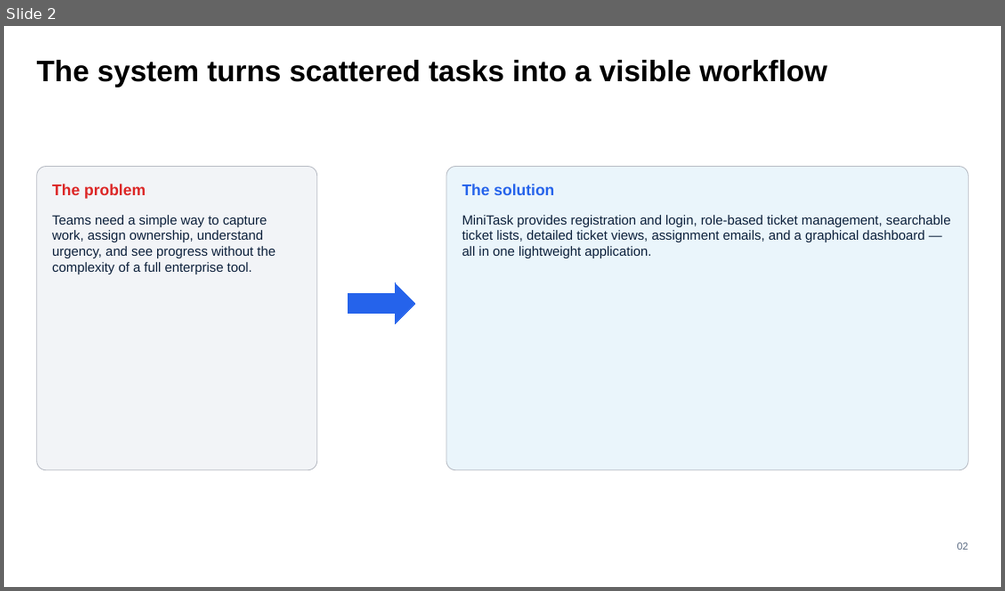
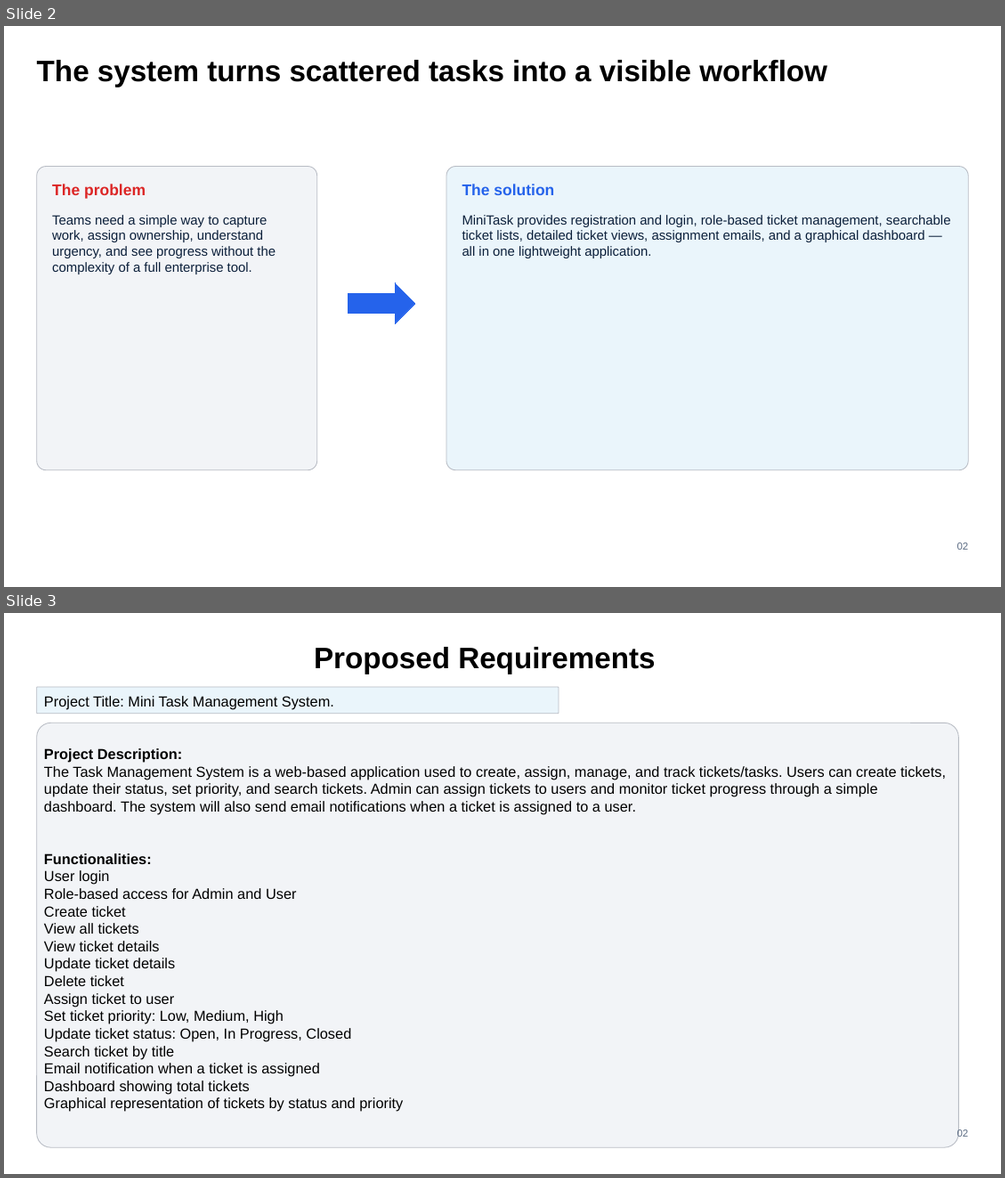
Before and after one commit to aayamneupane/MiniTaskManagement-System, a slide deck: documentation/Mini-Task-Management-System-Presentation.pptx. Shown one above the other, each under a label of ours: slide 2 before the commit, slides 2 and 3 after it. The pictures are 1005x591 and 1005x1178 pixels, drawn with LibreOffice and Linux fonts; fonts in the diff are those of the drawing. Boxes give left, top, right and bottom in pixels: in the first picture for what was removed or moved away, otherwise in the second. Text is boxed around its words. In the diff, an @@ line names an element or a change of style, - is before the commit and + after.

```diff
--- a/documentation/Mini-Task-Management-System-Presentation.pptx
+++ b/documentation/Mini-Task-Management-System-Presentation.pptx
@@ slide 3 added at (4,613,1001,1174), background #FFFFFF @@
@@ text added at (314,647,655,674), 28.5 pt, text #000000, bold @@
+Proposed Requirements
@@ rounded rectangle added at (37,687,558,714), fill #EAF5FB, outline #B8BCC4 0.75 pt @@
@@ text added at (44,696,946,1111), 14 pt, text #000000 @@
+Project Title: Mini Task Management System.
+Project Description:
+The Task Management System is a web-based application used to create, assign, manage, and track tickets/tasks. Users can create tickets, update their status, set priority, and search tickets. Admin can assign tickets to users and monitor ticket progress through a simple dashboard. The system will also send email notifications when a ticket is assigned to a user.
+Functionalities:
+User login
+Role-based access for Admin and User
+Create ticket
+View all tickets
+View ticket details
+Update ticket details
+Delete ticket
+Assign ticket to user
+Set ticket priority: Low, Medium, High
+Update ticket status: Open, In Progress, Closed
+Search ticket by title
+Email notification when a ticket is assigned
+Dashboard showing total tickets
+Graphical representation of tickets by status and priority
@@ rounded rectangle added at (37,723,959,1148), fill #F2F4F7, outline #B8BCC4 0.75 pt @@
@@ text added at (957,1129,969,1138), 9.8 pt, text #5F6F86 @@
+02
```
Also in this commit, not shown: 12 slides changed.
